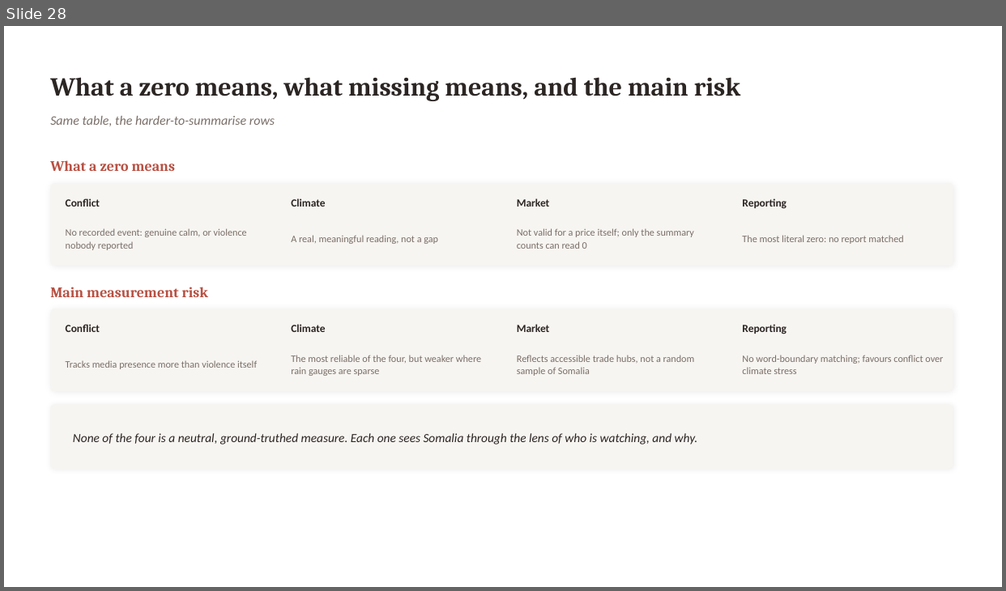
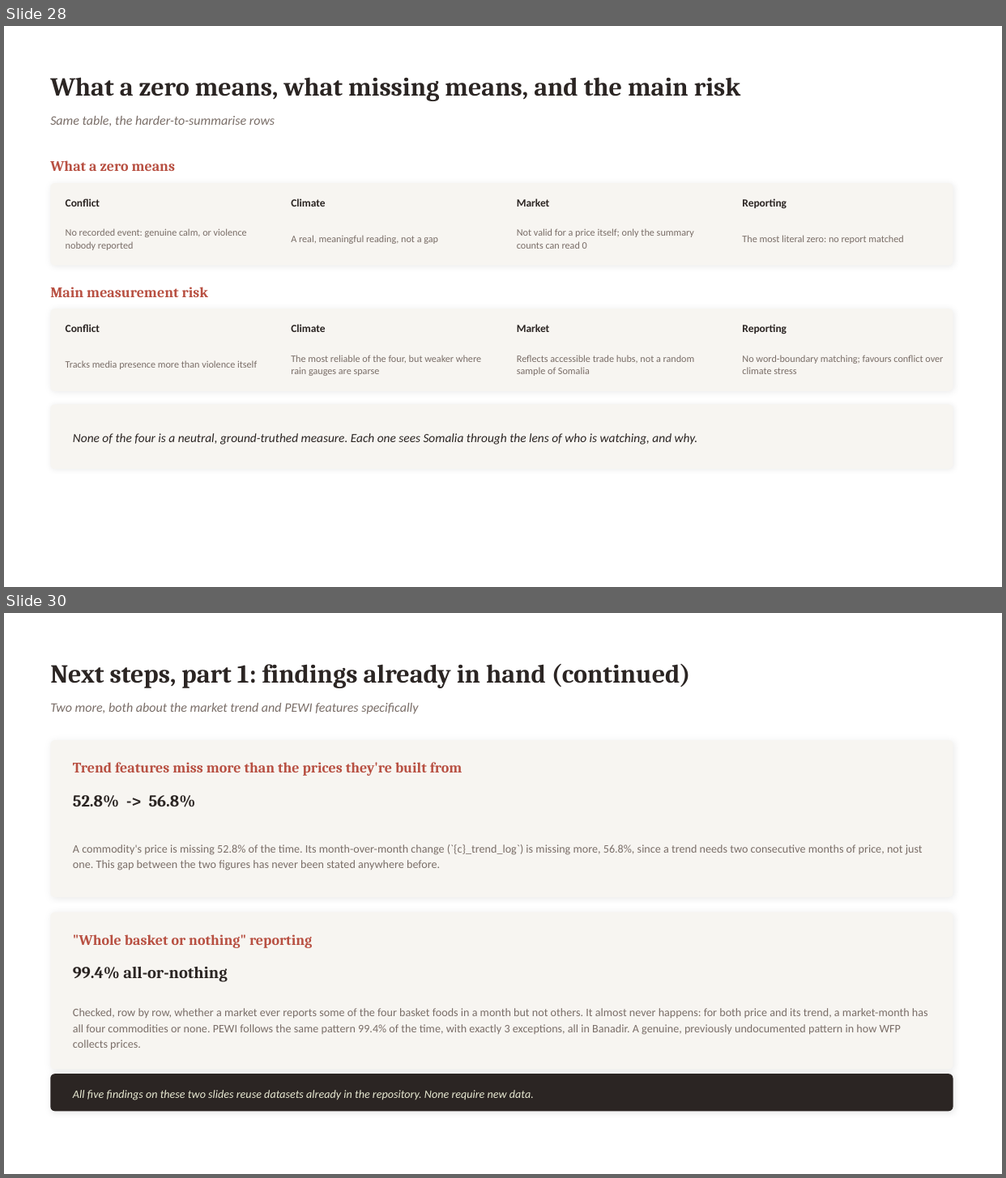
Before and after one commit to hcfgsqm2q7-lang/Dissertation---Samuel-Aracena, a slide deck: weekly_meetings/2026_08_17_slides.pptx. Shown one above the other, each under a label of ours: slide 28 before the commit, slides 28 and 30 after it; the slides between them are not shown. The pictures are 1006x591 and 1006x1178 pixels, drawn with LibreOffice and Linux fonts; fonts in the diff are those of the drawing. Boxes give left, top, right and bottom in pixels: in the first picture for what was removed or moved away, otherwise in the second. Text is boxed around its words. In the diff, an @@ line names an element or a change of style, - is before the commit and + after.

```diff
--- a/weekly_meetings/2026_08_17_slides.pptx
+++ b/weekly_meetings/2026_08_17_slides.pptx
@@ slide 30 added at [4, 613, 1002, 1174], background #FFFFFF @@
@@ text added at [50, 664, 691, 688], 25 pt, text #2B2523, bold @@
+Next steps, part 1: findings already in hand (continued)
@@ text added at [50, 703, 418, 714], 12.5 pt, text #7A6E68, italic @@
+Two more, both about the market trend and PEWI features specifically
@@ rounded rectangle added at [50, 740, 953, 897], fill #F7F5F1 @@
@@ text added at [73, 762, 462, 776], 14 pt, text #B85042, bold @@
+Trend features miss more than the prices they're built from
@@ text added at [73, 795, 196, 807], 16 pt, text #2B2523, bold @@
+52.8% -> 56.8%
@@ text added at [73, 845, 923, 871], 11 pt, text #7A6E68 @@
+A commodity's price is missing 52.8% of the time. Its month-over-month change (`{c}_trend_log`) is missing more, 56.8%, since a trend needs two consecutive months of price, not just one. This gap between the two figures has never been stated anywhere before.
@@ rounded rectangle added at [50, 913, 953, 1070], fill #F7F5F1 @@
@@ text added at [73, 935, 312, 948], 14 pt, text #B85042, bold @@
+"Whole basket or nothing" reporting
@@ text added at [73, 966, 227, 982], 16 pt, text #2B2523, bold @@
+99.4% all-or-nothing
@@ text added at [73, 1008, 928, 1050], 11 pt, text #7A6E68 @@
+Checked, row by row, whether a market ever reports some of the four basket foods in a month but not others. It almost never happens: for both price and its trend, a market-month has all four commodities or none. PEWI follows the same pattern 99.4% of the time, with exactly 3 exceptions, all in Banadir. A genuine, previously undocumented pattern in how WFP collects prices.
@@ rounded rectangle added at [50, 1074, 953, 1112], fill #2B2523 @@
@@ text added at [73, 1090, 534, 1101], 11 pt, text #E7E8D1, italic @@
+All five findings on these two slides reuse datasets already in the repository. None require new data.
```
Also in this commit, not shown: 5 other slides added, 2 slides removed, 1 other file.
